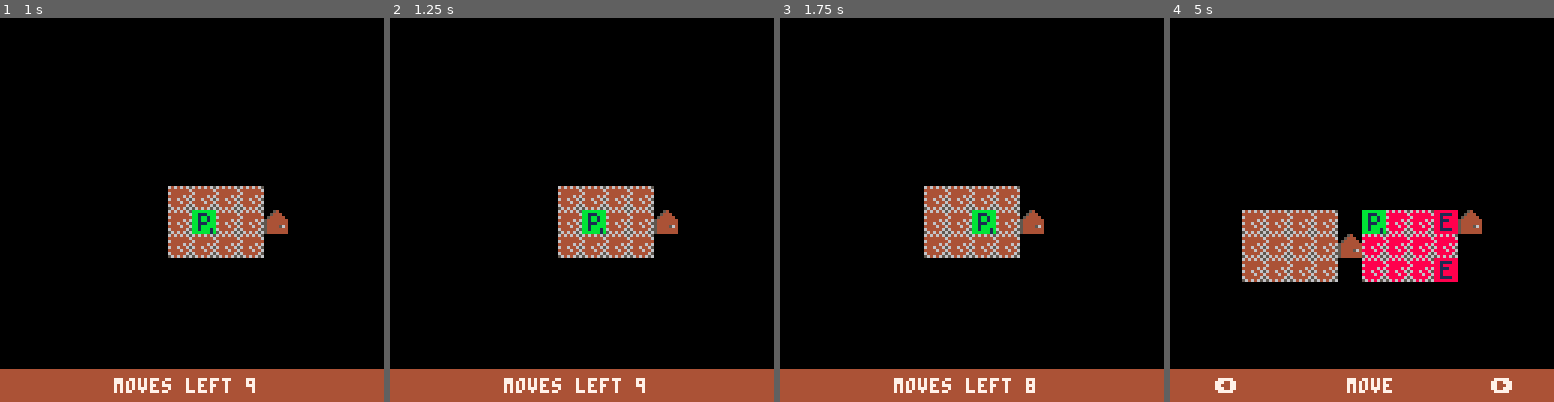
Above: before the commit, frames 1-4 (left to right).
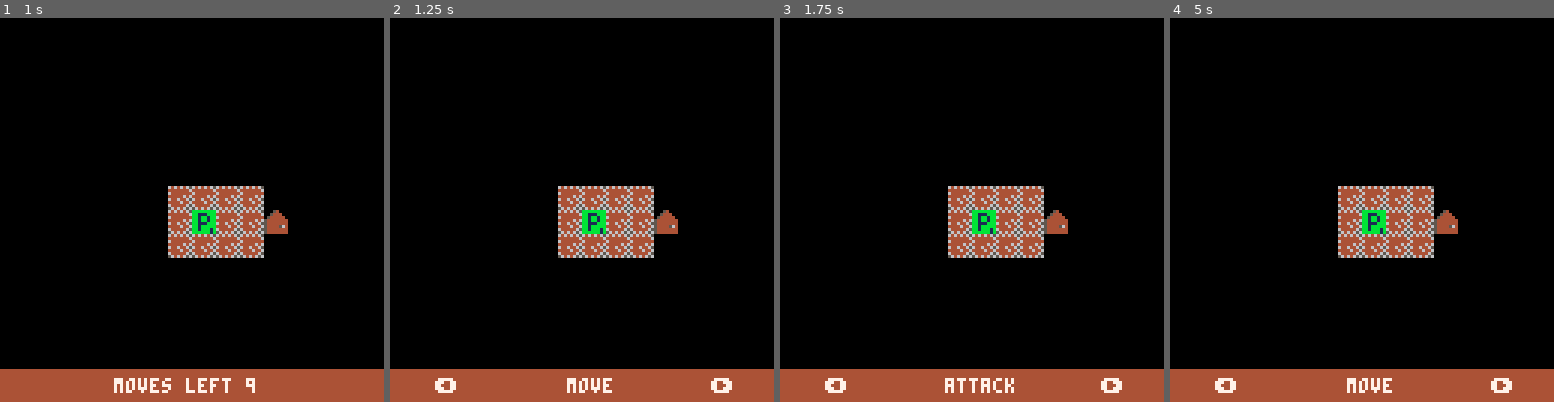
Above: after the commit, the same moments.

Repository: rad-corps/HQuest
Game: PICO-8 cartridge hq.p8
The game is run twice, just before and just after one commit, with the same random seed, the same clock (stepped at 60 frames per second) and the same inputs.
Inputs:
- Up to frame 1 (1 s): tap X (X key) at 0.33 s; tap O (Z key) at 0.7 s
- Up to frame 2 (1.25 s): tap X (X key) at 1.07 s
- Up to frame 3 (1.75 s): hold Right from 1.6 s (still down); tap O (Z key) at 1.7 s
- Up to frame 4 (5 s): tap X (X key) at 1.85, 2.97, 4.08 s; release Right at 2.1 s; tap O (Z key) every 0.4 s from 2.1 to 4.9 s; hold Up 2.15-2.42 s; hold Right 2.47-3.03 s; hold Left 3.08-3.58 s; hold Down 3.63-3.97 s; hold Right 4.02-4.68 s; hold Up from 4.73 s (still down)

Frame 1 is identical in both runs. In frame 2, 1.0% of the frame differs, in the area x 11-90%, y 93-98%; in frame 3, 3.5%; in frame 4, 11%, in the area x 18-82%, y 43-69%.

Commit message:
do_actor_attack almost finished

Diff:
--- a/hq.p8
+++ b/hq.p8
@@ -32,9 +32,20 @@
 
 gui = {}
 
+function gui:new(o)
+	o = o or {}   -- create object if user does not provide one
+	setmetatable(o, self)
+	self.__index = self
+	self.animator = 5
+	return o
+end
+
 function gui:draw()
 	camera()
 	rectfill(0,117,128,128, 4)
+
+	self.animator += 1
+	if self.animator > 7 then self.animator = 5 end
 
 	if actor_index == 1 then --draw player GUI
 
@@ -43,10 +54,12 @@
 		elseif actors[1].state == "move_or_action" then
 				print("\x8b" .. move_or_action_menu[actors[1].menu_selection] .. "\x91", 15, 120, 7)
 		elseif actors[1].state == "attack_menu" then
+			print(" \x8bselect enemy\x91   attack\x97", 5, 120, 7)
 			--get cell to hilight
 			local en = actors[1].adjacent_enemies[actors[1].attack_selection]
 			restore_camera()
-			rect(en.x * 8, en.y * 8, en.x * 8 + 7, en.y * 8 + 7, 10)
+			rect(en.x * 8, en.y * 8, en.x * 8 + 7, en.y * 8 + 7, self.animator)
+
 		end
 	end
 
@@ -101,10 +114,33 @@
 	self.state = "move_or_action"
 	self.move_used = false
 	self.action_used = false
+	self.dice_rolled = false
+
+	self.name = "barbarian"
+	--self.ms = ed[2]
+	self.ap = 3
+	self.dp = 2
+	self.bp = 8
+	self.mp = 3
+	self.sprite = 0
+	self.human = true
 	return o
 end
 
+function player:update()
+	if self.state == "move" then
+		self:move()
+	elseif self.state == "move_or_action" then
+		self:do_move_or_action_menu()
+	elseif self.state == "action" then
+
+	elseif self.state == "attack_menu" then
+		self:do_attack_menu()
+	end
+end
+
 function player:rollmovementdice()
+	self.dice_rolled = true
 	return flr(rnd(6)) + flr(rnd(6)) + 2
 end
 
@@ -129,7 +165,10 @@
 	if (btnp(2)) self.y -= 1
 	if (btnp(3)) self.y += 1
 	if (btnp(4)) printh("button 4 pressed")
-	if (btnp(5)) printh("button 5 pressed")
+	if (btnp(5)) then
+		self.state = "move_or_action"
+		do return end
+	end
 
  	--check collision with walls
 	if ( mget(self.x, self.y) == wallid )	then
@@ -170,11 +209,13 @@
 
 	if (btnp(5)) then
 		if self.menu_selection == 1 and self.move_used == false then --move
-			self.ml = player:rollmovementdice()
+			if self.dice_rolled == false then
+				self.ml = player:rollmovementdice()
+			end
 			printh("player rolled: " .. self.ml)
 			self.state = "move"
 		elseif self.menu_selection == 2 then --attack
-			--check if enemy is adjacent
+			--check if enemy is adjacent TODO this shouldnt be called every frame
 			self.adjacent_enemies = self:get_adjacent_enemies()
 			if (#self.adjacent_enemies == 0) printh("no adjacent enemies")
 			if (#self.adjacent_enemies > 0) then
@@ -190,8 +231,81 @@
 			actor_index += 1
 			self.move_used = false
 			self.menu_selection = 1
-		end
-	end
+			self.attack_selection = nil
+			self.adjacent_enemies = nil
+			self.dice_rolled = false
+		end
+	end
+end
+
+function player:do_attack_menu()
+	if (btnp(0)) then --Left arrow
+		self.attack_selection -= 1
+		if self.attack_selection == 0 then
+			self.attack_selection = #self.adjacent_enemies
+		end
+	elseif (btnp(1)) then --right arrow
+		self.attack_selection += 1
+		if self.attack_selection > #self.adjacent_enemies then
+			self.attack_selection = 1
+		end
+	elseif (btnp(4)) then --z
+		self.adjacent_enemies = nil
+		self.attack_selection = nil
+		self.state = "move_or_action"
+	elseif (btnp(5)) then --x
+		self:attack_enemy()
+	end
+end
+
+function player:attack_enemy()
+	--get the enemy
+	local en = self.adjacent_enemies[self.attack_selection]
+	do_actor_attack(self, en)
+	printh("attacking a " .. en.name .. " who has " .. en.bp .. " body points")
+
+end
+
+function do_actor_attack(attacker, defender)
+	local defender_def_dice_sides = 2
+	if defender.human == nil then
+		defender_def_dice_sides = 1
+	end
+
+	--get number of attacker's attack dice
+	local attack_dice = attacker.ap
+
+	--get number of defender's defence dice
+	local defence_dice = defender.dp
+
+	local attack_hits = 0
+	local defence_hits = 0
+
+	--roll both sets
+	for i=1, attack_dice do
+		local attack_die = flr(rnd(6))
+		printh("rolled attack die: " .. attack_die)
+		if attack_die <= 2 then --attack die always has 3 spots
+			attack_hits += 1
+		end
+	end
+
+	for i=1, defence_dice do
+		local defence_die = flr(rnd(6))
+		printh("rolled defence die: " .. defence_die)
+		if defence_dice < defender_def_dice_sides then
+			defence_hits += 1
+		end
+	end
+
+	printh("attack hits: " .. attack_hits)
+	printh("defence hits: " .. defence_hits)
+	printh("attack - defence = : " .. attack_hits - defence_hits)
+
+	--do the math
+
+	--player has 2 defence sides on dice where enemy has 1
+
 end
 
 --this could be simplified
@@ -209,16 +323,6 @@
 	end
 
 	return ret
-end
-
-function player:update()
-	if self.state == "move" then
-		self:move()
-	elseif self.state == "move_or_action" then
-		self:do_move_or_action_menu()
-	elseif self.state == "action" then
-
-	end
 end
 
 --enemy functions
@@ -333,6 +437,7 @@
 	move_or_action_menu[5] = "    finish turn      "
 
 	init_rooms_array()
+	my_gui = gui:new()
 
 	--init players and enemies
 	actors[1] = player:new()
@@ -370,7 +475,7 @@
 		v:draw()
 	end
 
-	gui:draw()
+	my_gui:draw()
 end
 
 --helper functions
